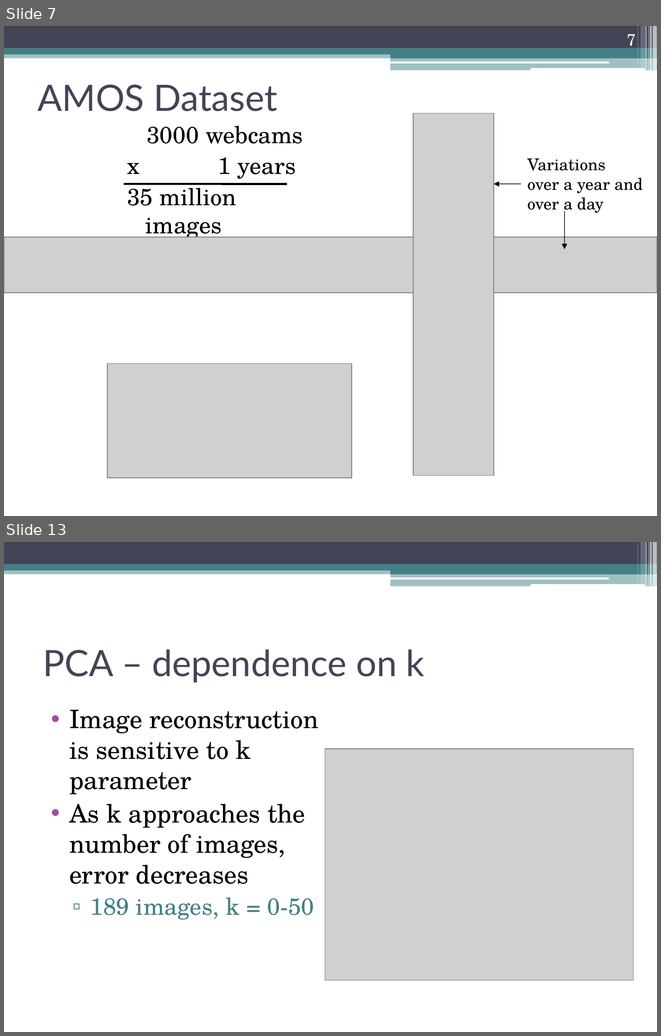
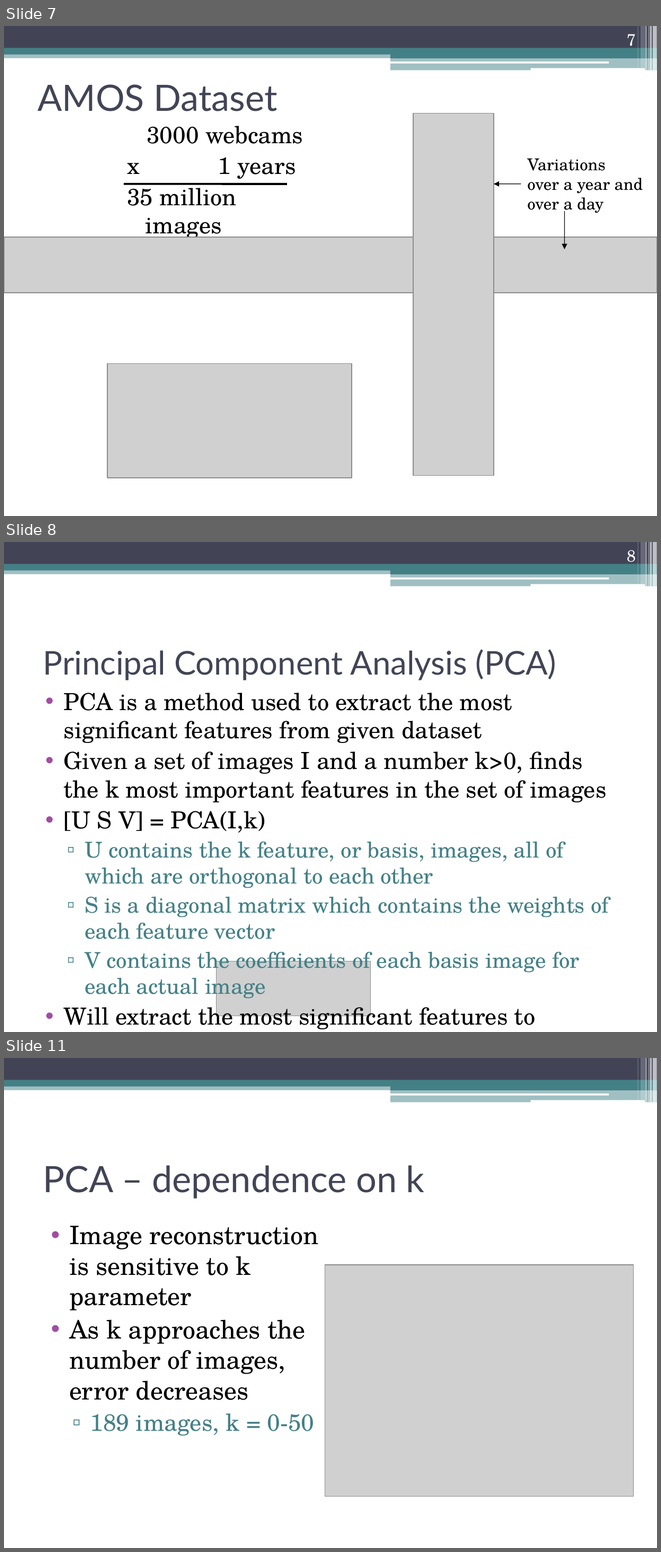
Before and after one commit to dyross/davidrossmastersproject, a slide deck: mastersProject/presentation/visualizationToolsForWebcams.pptx. Shown one above the other, each under a label of ours: slides 7 and 13 before the commit, slides 7, 8 and 11 after it; the slides between them are not shown. The pictures are 661x1036 and 661x1552 pixels, drawn with LibreOffice and Linux fonts; fonts in the diff are those of the drawing; grey boxes stand for pictures. Boxes give left, top, right and bottom in pixels: in the first picture for what was removed or moved away, otherwise in the second. Text is boxed around its words. In the diff, an @@ line names an element or a change of style, - is before the commit and + after.

```diff
--- a/mastersProject/presentation/visualizationToolsForWebcams.pptx
+++ b/mastersProject/presentation/visualizationToolsForWebcams.pptx
@@ slide 8 added at [4,542,657,1032], background #FFFFFF; not listed: 13 template elements that a slide beside it also shows @@
@@ page number added at [627,550,636,566], 18 pt, text #FFFFFF @@
+8
@@ title added at [43,649,557,680], 36 pt, text #424456 @@
+Principal Component Analysis (PCA)
@@ text added at [64,693,609,1000], 25.9 pt, text #000000 @@
+• PCA is a method used to extract the most significant features from given dataset
+• Given a set of images I and a number k>0, finds the k most important features in the set of images
+• [U S V] = PCA(I,k)
+  ▫ U contains the k feature, or basis, images, all of which are orthogonal to each other
+  ▫ S is a diagonal matrix which contains the weights of each feature vector
+  ▫ V contains the coefficients of each basis image for each actual image
+• Will extract the most significant features to minimize
@@ picture added at [216,961,370,1015] @@
@@ what was slide 13 is now slide 11 @@
```
Also in this commit, not shown: 1 slide changed, 2 other slides added, 5 slides removed, 1 other file.
